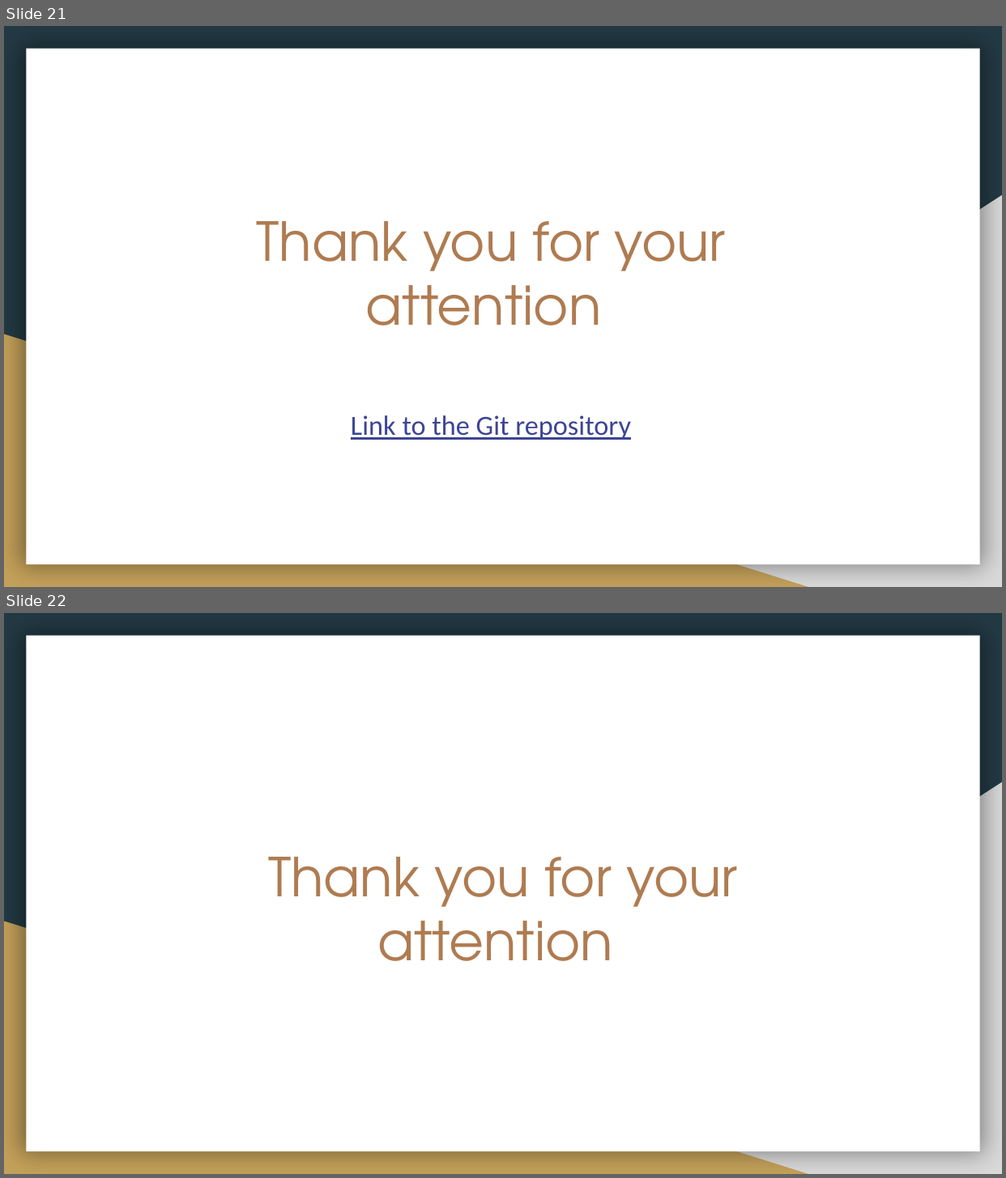
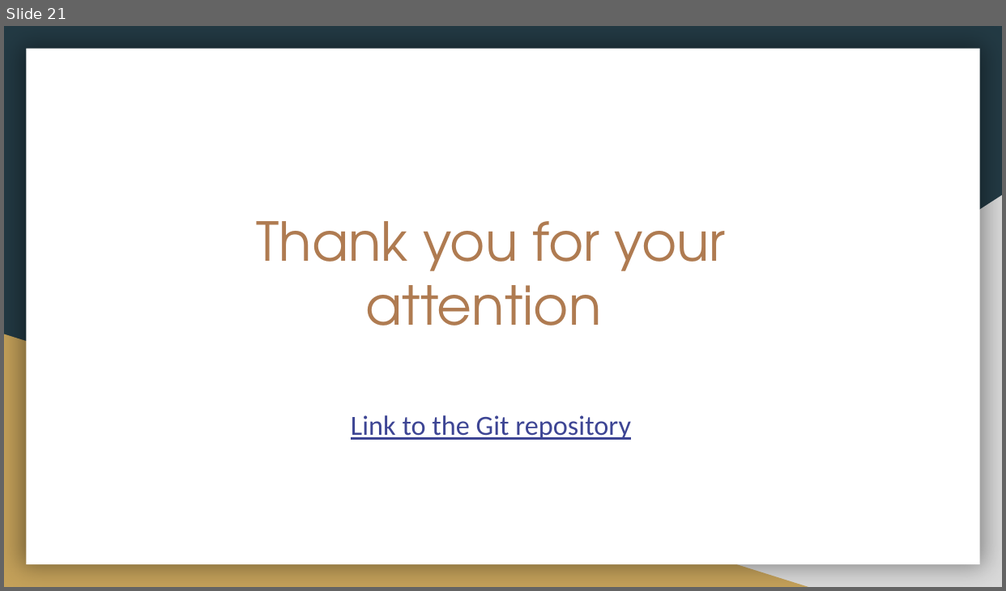
Before and after one commit to amrsic14/fm_index_and_burrows_wheeler, a slide deck: presentations/BWT presentation.pptx. Shown one above the other, each under a label of ours: slides 21 and 22 before the commit, slide 21 after it. The pictures are 1006x1178 and 1006x591 pixels, drawn with LibreOffice and Linux fonts; fonts in the diff are those of the drawing. Boxes give left, top, right and bottom in pixels: in the first picture for what was removed or moved away, otherwise in the second. Text is boxed around its words. In the diff, an @@ line names an element or a change of style, - is before the commit and + after.

Commit message:
a second update to the presentation

```diff
--- a/presentations/BWT presentation.pptx
+++ b/presentations/BWT presentation.pptx
@@ slide 22 removed at (x1=4, y1=613, x2=1002, y2=1174), background #233A44; not listed: 3 template elements that a slide beside it also shows @@
@@ title removed at (x1=268, y1=857, x2=737, y2=961) @@
-Thank you for your attention
```
